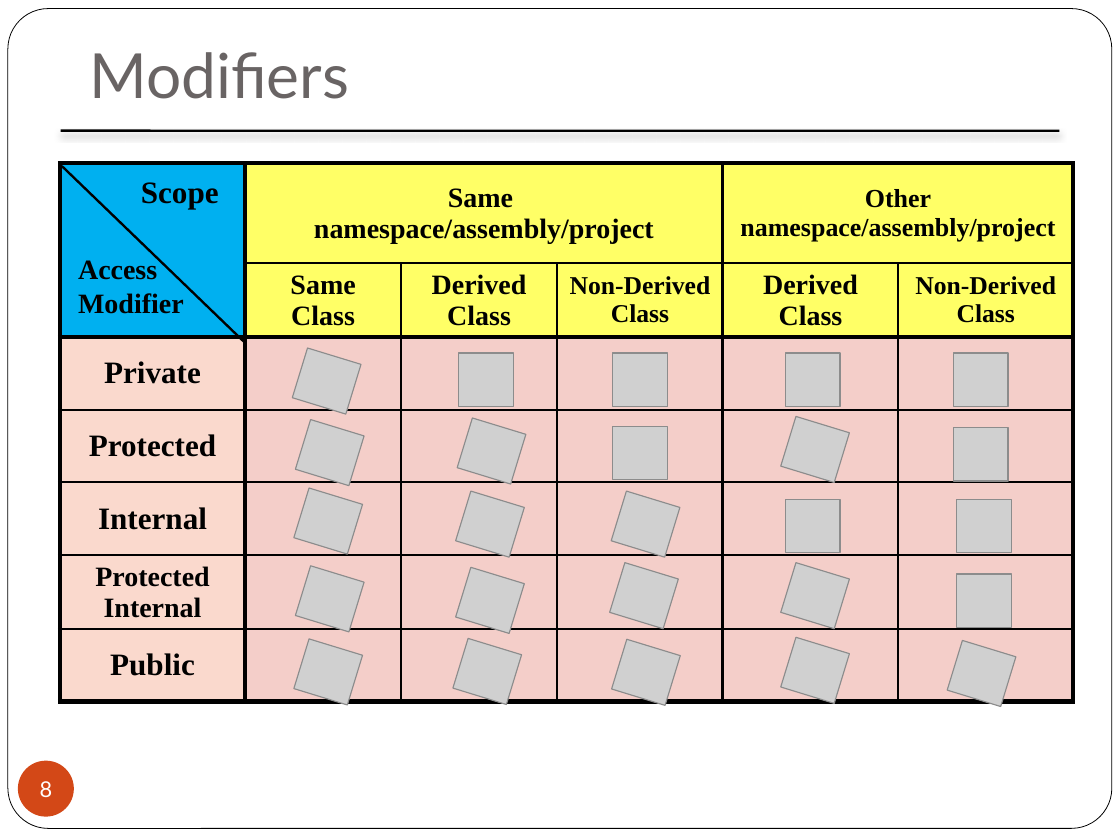
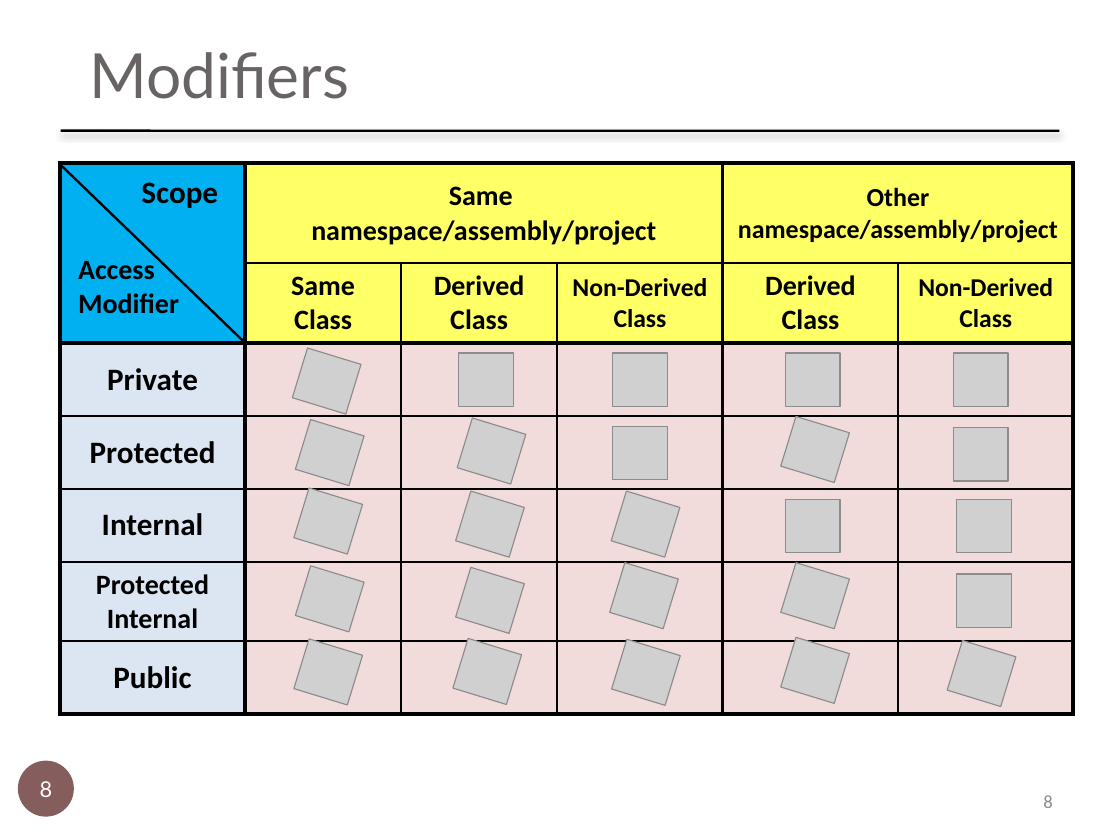
Before and after one commit to MaulikPatel295/MaulikPatel295, a slide deck: slide 8 of ALA/2160711_150124116006.pptx. Drawn at 1120x840 pixels with LibreOffice and Linux fonts; fonts in the diff are those of the drawing; grey boxes stand for pictures. Boxes give left, top, right and bottom in pixels: in the first picture for what was removed or moved away, otherwise in the second. Text is boxed around its words. In the diff, an @@ line names an element or a change of style, - is before the commit and + after.

```diff
--- a/ALA/2160711_150124116006.pptx
+++ b/ALA/2160711_150124116006.pptx
@@ rounded rectangle removed at <box>8,9,1112,829</box> @@
@@ table at <box>60,164,1073,712</box> @@
@@ fill #FAD9CD to #DCE6F2 in 5 cells @@
@@ fill #F4CEC9 to #F2DCDB in 25 cells @@
@@ font Times New Roman to Calibri @@
@@ text "Scope" at <box>141,182,218,208</box>: font Times New Roman to Calibri @@
@@ text "Access" at <box>78,256,179,314</box>: font Times New Roman to Calibri @@
@@ page number at <box>18,760,74,816</box>: fill #D34817 to #855D5D @@
@@ page number added at <box>1043,795,1052,808</box>, 12 pt, text #8C8C8C @@
+8
```
Also in this commit, not shown: 21 other slides changed, 1 other file.
